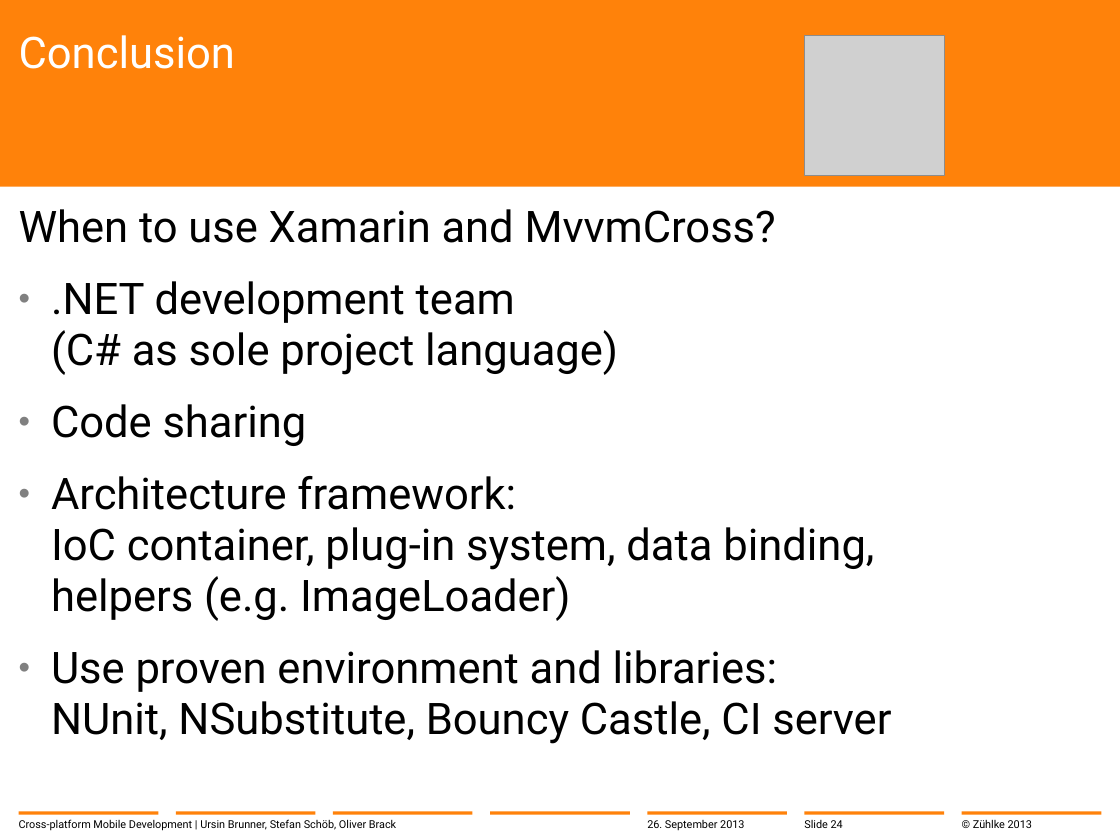
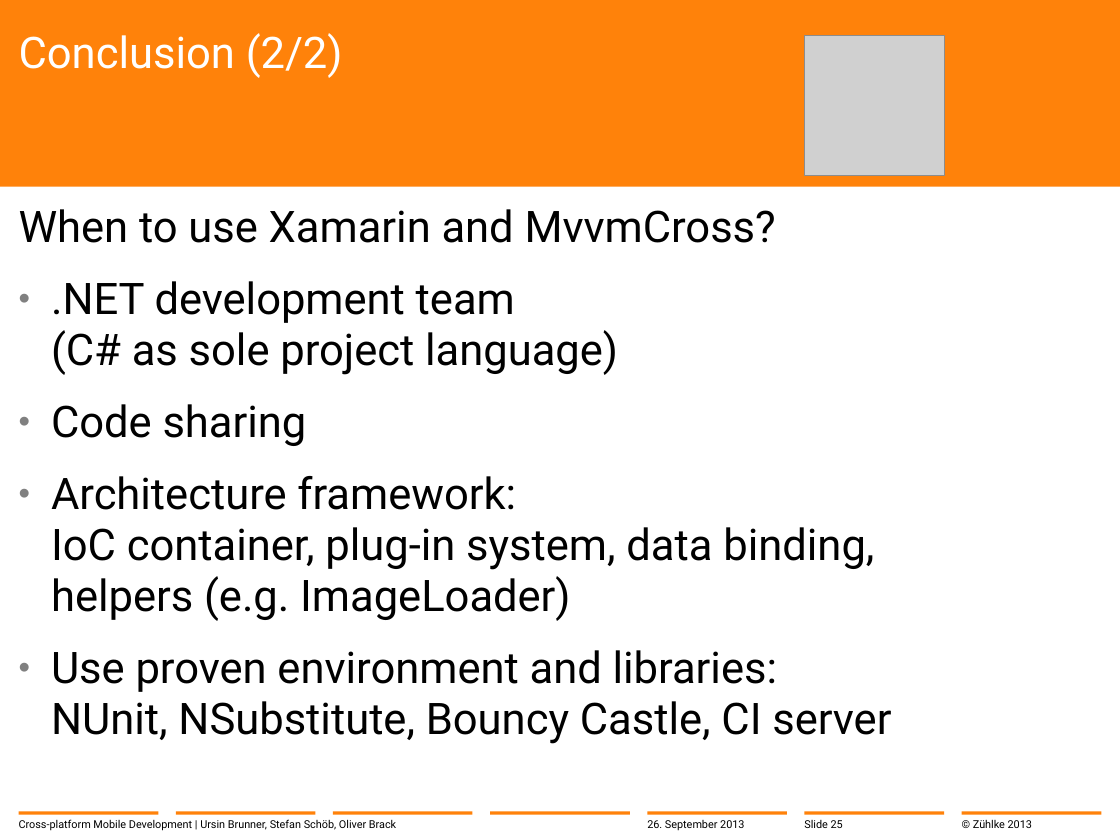
Before and after one commit to brunnurs/zxm, a slide deck: slide 25 of docs/13-09-26 Cross-platform mobile development with C#.pptx (slide 24 before the commit). Drawn at 1120x840 pixels with LibreOffice and Linux fonts; fonts in the diff are those of the drawing; grey boxes stand for pictures; background and template pictures are left out. Boxes give left, top, right and bottom in pixels: in the first picture for what was removed or moved away, otherwise in the second. Text is boxed around its words. In the diff, an @@ line names an element or a change of style, - is before the commit and + after.

Commit message:
Slide update conclusion

```diff
--- a/docs/13-09-26 Cross-platform mobile development with C#.pptx
+++ b/docs/13-09-26 Cross-platform mobile development with C#.pptx
@@ title at [19, 33, 343, 78]: text changed @@
-Conclusion
+Conclusion (2/2)
@@ page number at [804, 820, 843, 828]: text changed @@
-Slide 24
+Slide 25
```
Also in this commit, not shown: 1 slide added.
